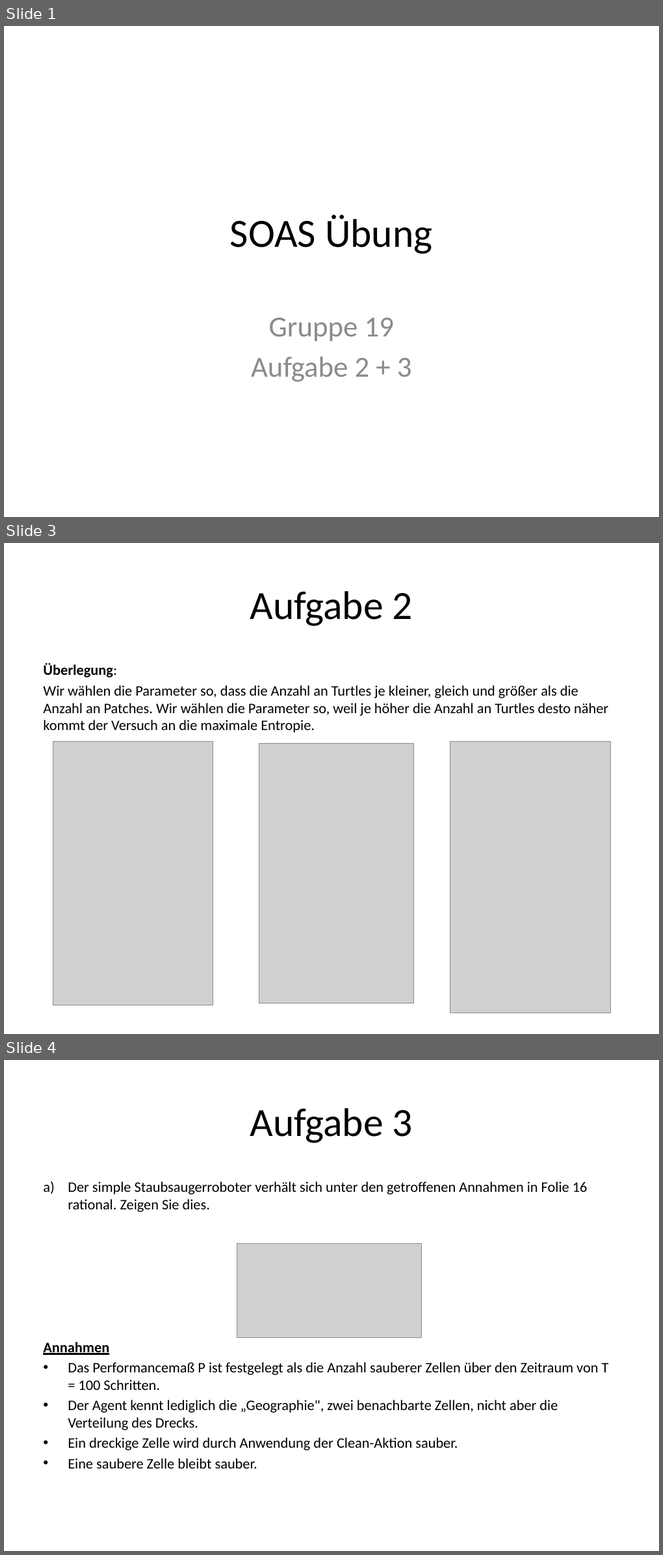
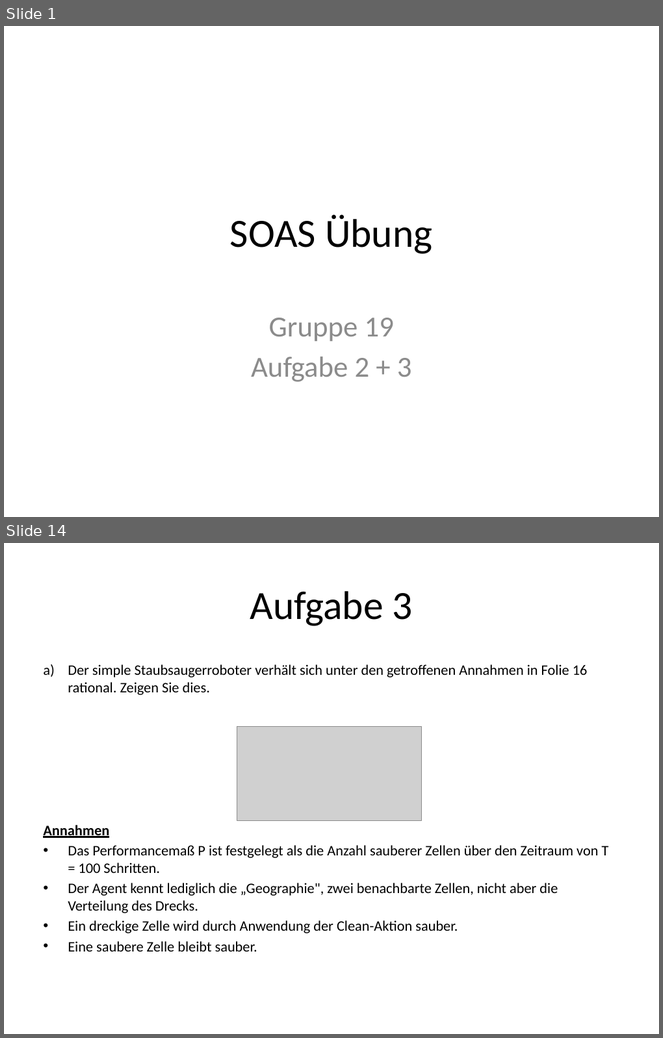
Before and after one commit to SOAS-Uni-Augsburg/ws16-17-group-19, a slide deck: Blatt-03/SOAS_uebung03.pptx. Shown one above the other, each under a label of ours: slides 1, 3 and 4 before the commit, slides 1 and 14 after it; the slides between them are not shown. The pictures are 663x1555 and 663x1038 pixels, drawn with LibreOffice and Linux fonts; fonts in the diff are those of the drawing; grey boxes stand for pictures. Boxes give left, top, right and bottom in pixels: in the first picture for what was removed or moved away, otherwise in the second. Text is boxed around its words. In the diff, an @@ line names an element or a change of style, - is before the commit and + after.

```diff
--- a/Blatt-03/SOAS_uebung03.pptx
+++ b/Blatt-03/SOAS_uebung03.pptx
@@ slide 3 removed at <box>4,543,659,1034</box>, background #FFFFFF @@
@@ title removed at <box>250,591,413,626</box> @@
-Aufgabe 2
@@ text removed at <box>43,663,608,733</box> @@
-Überlegung:
-Wir wählen die Parameter so, dass die Anzahl an Turtles je kleiner, gleich und größer als die Anzahl an Patches. Wir wählen die Parameter so, weil je höher die Anzahl an Turtles desto näher kommt der Versuch an die maximale Entropie.
@@ picture removed at <box>53,741,213,1005</box> @@
@@ picture removed at <box>259,743,414,1004</box> @@
@@ picture removed at <box>450,741,610,1013</box> @@
@@ what was slide 4 is now slide 14 @@
```
Also in this commit, not shown: 4 slides changed, 11 slides added, 1 other file.
